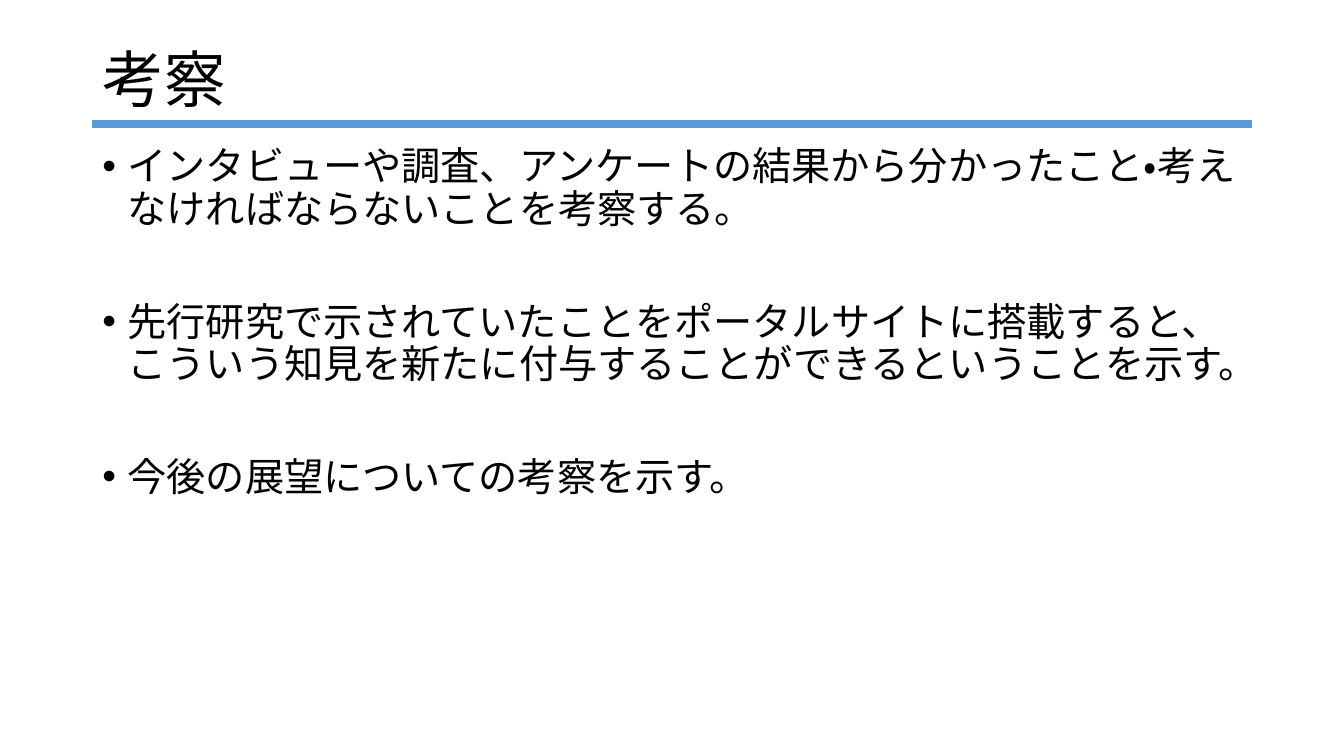
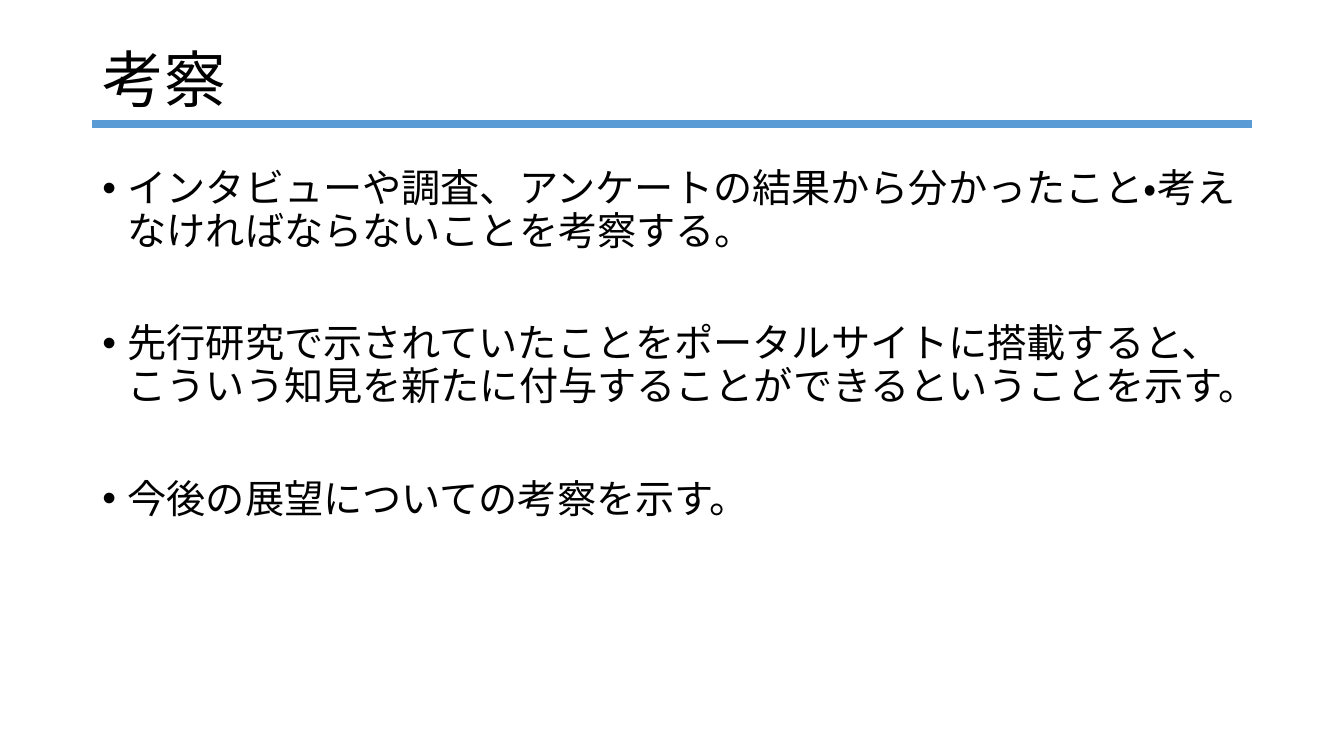
Before and after one commit to R4HB02-teamR/-R, a slide deck: slide 23 of progress/樫本/2022_0203クラス内発表.pptx (slide 18 before the commit). Drawn at 1344x756 pixels with LibreOffice and Linux fonts; fonts in the diff are those of the drawing. Boxes give left, top, right and bottom in pixels: in the first picture for what was removed or moved away, otherwise in the second. Text is boxed around its words. In the diff, an @@ line names an element or a change of style, - is before the commit and + after.

```diff
--- a/progress/樫本/2022_0203クラス内発表.pptx
+++ b/progress/樫本/2022_0203クラス内発表.pptx
@@ text "インタビューや調査、アンケートの結果から分かったこと・考えなければならないことを考察する。": place and size @@
-text "インタビューや調査、アンケートの結果から分かったこと・考えなければならないことを考察する。" at bbox=[128, 147, 1259, 495]
+text "インタビューや調査、アンケートの結果から分かったこと・考えなければならないことを考察する。" at bbox=[128, 169, 1259, 517]
```
Also in this commit, not shown: 10 other slides changed, 10 slides added, 2 slides removed, 1 other file.
